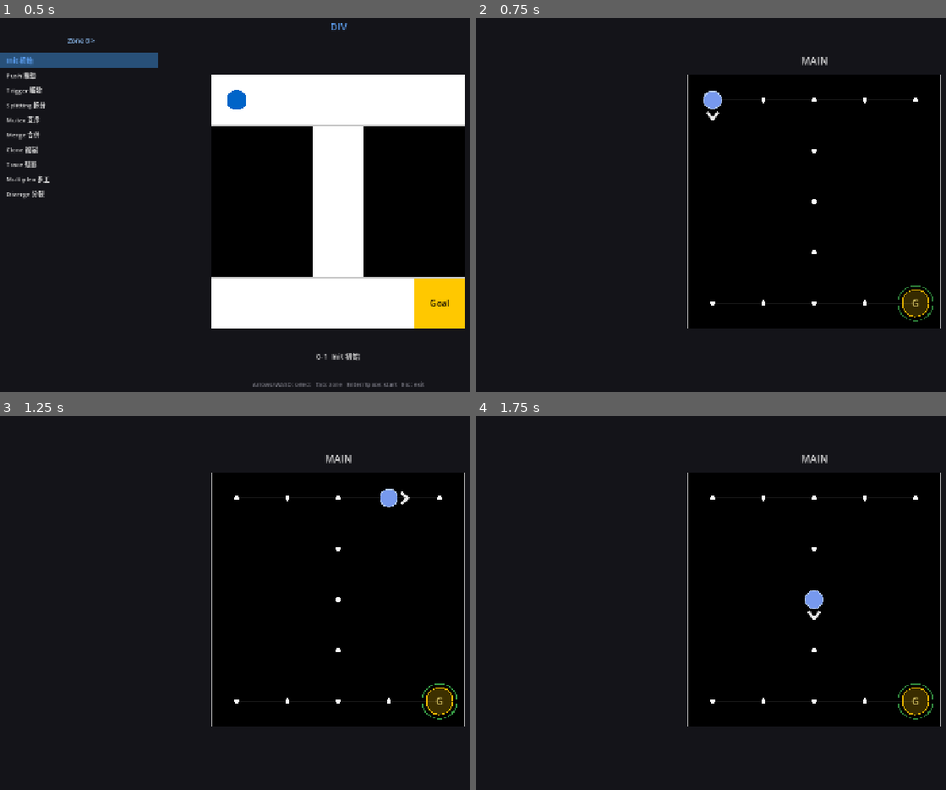
Above: before the commit, frames 1-4 (two rows, left to right).
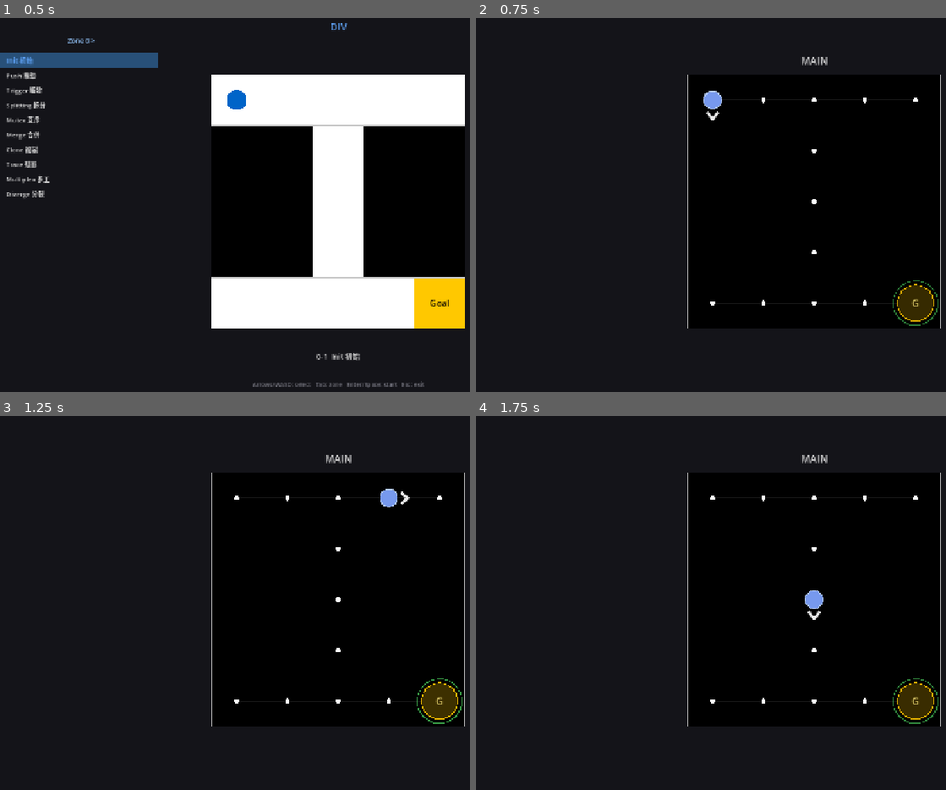
Above: after the commit, the same moments.

Repository: Periodev/DIV
Game: Godot game, scene res://scenes/main.tscn
Two runs of this game, one before a commit and one after it. Both use one fixed random seed, a clock stepped at 60 frames per second and the inputs below.
Inputs:
- Up to frame 1 (0.5 s): no input
- Up to frame 2 (0.75 s): tap Enter at 0.5 s; hold D from 0.53 s (still down); tap R at 0.6 s
- Up to frame 3 (1.25 s): keep holding D; tap Space at 0.77 s
- Up to frame 4 (1.75 s): release D at 1.28 s; hold S from 1.28 s (still down); tap Z at 1.35 s; tap Space at 1.52 s

Frame 1 is identical in both runs. In frame 2, 0.4% of the frame differs, in the area x 88-99%, y 70-83%; in frame 3, 0.4%; in frame 4, 0.4%.

Commit message:
Adjust goal/switch visuals and robust merge-hint check

Diff:
--- a/godot/scripts/GameRenderer.gd
+++ b/godot/scripts/GameRenderer.gd
@@ -178,6 +178,23 @@
 		pos_a: Vector2i, tt_a: int, c_a: Vector2,
 		pos_b: Vector2i, tt_b: int, c_b: Vector2,
 		eff: float, a: float) -> void:
+	# Clip route lines to GOAL inner contour so lines connect to the rim but do not
+	# pass under the goal fill.
+	if tt_a == Enums.TerrainType.GOAL or tt_b == Enums.TerrainType.GOAL:
+		var dist_goal: float = c_a.distance_to(c_b)
+		if dist_goal <= 0.001:
+			return
+		var dir_ab: Vector2 = (c_b - c_a) / dist_goal
+		var goal_contour_r: float = maxf(0.0, _goal_marker_radius(eff) * 1.35 - 1.2)
+		var start: Vector2 = c_a
+		var end: Vector2 = c_b
+		if tt_a == Enums.TerrainType.GOAL:
+			start = c_a + dir_ab * goal_contour_r
+		if tt_b == Enums.TerrainType.GOAL:
+			end = c_b - dir_ab * goal_contour_r
+		if start.distance_to(end) > 0.001:
+			draw_line(start, end, _col(LINE_NORMAL, a), 2.0)
+		return
 
 	var a_empty_hole: bool = (tt_a == Enums.TerrainType.HOLE) and not _is_hole_filled(pos_a)
 	var b_empty_hole: bool = (tt_b == Enums.TerrainType.HOLE) and not _is_hole_filled(pos_b)
@@ -325,13 +342,17 @@
 		node_dot_r: float, a: float) -> void:
 	var active: bool = _spec.state.switch_activated(pos)
 	var active_col: Color = Color(1.0, 0.78, 0.0, 1.0)  # Amber (uniform, source-independent)
+	var inactive_gray: Color = Color8(128, 128, 128, 255)  # Pure gray, opaque
 
 	if active:
 		_draw_diamond(center, NR * 1.5 + 6.0,
 				_col(active_col, a), false, 2.0)
-	_draw_diamond(center, NR * 1.5,
-			_col(Color(0.71, 0.73, 0.76, 0.55), a), false, 2.0)
-	draw_circle(center, node_dot_r, _col(Color(0.55, 0.57, 0.60, 0.95), a))
+		_draw_diamond(center, NR * 1.5,
+				_col(Color(0.71, 0.73, 0.76, 0.55), a), false, 2.0)
+		draw_circle(center, node_dot_r, _col(Color(0.55, 0.57, 0.60, 0.95), a))
+	else:
+		_draw_diamond(center, NR * 1.5, _col(inactive_gray, a), false, 2.0)
+		draw_circle(center, node_dot_r, _col(inactive_gray, a))
 
 
 func _draw_branch_node(pos: Vector2i, center: Vector2, tt: int, eff: float, a: float) -> void:
@@ -360,15 +381,16 @@
 
 
 func _draw_goal_node(center: Vector2, eff: float, a: float) -> void:
-	var pulse: float    = 0.6 + 0.4 * sin(_time * 2.0)
 	var cell_scale: float = eff / 80.0
-	var goal_radius: float = _goal_marker_radius(eff)
-
-	var amber := Color(1.0, 0.78, 0.0)   # same as switch
-	var green := Color(0.31, 0.86, 0.39) # same as branch node
+	var goal_radius: float = _goal_marker_radius(eff) * 1.35
+
+	var pulse: float = 0.6 + 0.4 * sin(_time * 2.0)
+
+	var amber := Color(1.0, 0.78, 0.0)
+	var green := Color(0.31, 0.86, 0.39)
 
 	if _spec.goal_glow == 0:
-		# Inactive: gray, no pulse.
+		# Original inactive stage color.
 		draw_arc(center, goal_radius, 0, TAU, 32,
 				_col(Color(0.55, 0.55, 0.55, 0.60), a), 2.0)
 		draw_circle(center, goal_radius,
@@ -378,15 +400,12 @@
 		return
 
 	if _spec.goal_glow == 2:
-		# Strong: green outer ring + amber inner ring.
 		draw_arc(center, goal_radius + 8.0, 0, TAU, 32,
 				_col(Color(green.r, green.g, green.b, 0.70 * pulse), a), 2.0)
 	else:
-		# Weak: amber outer ring pushed further out.
 		draw_arc(center, goal_radius + 8.0, 0, TAU, 32,
 				_col(Color(amber.r, amber.g, amber.b, 0.32 * pulse), a), 1.5)
 
-	# Amber base ring + fill (both active states).
 	draw_arc(center, goal_radius, 0, TAU, 32,
 			_col(Color(amber.r, amber.g, amber.b, 0.5 + pulse * 0.4), a), 2.0)
 	draw_circle(center, goal_radius,
--- a/godot/scripts/PresentationModel.gd
+++ b/godot/scripts/PresentationModel.gd
@@ -111,7 +111,9 @@
 		branch_hint_active = controller.div_points > 0
 	var show_merge_preview_hint: bool = has_branched
 	var show_merge_hint: bool = has_branched
-	var merge_hint_enabled: bool = has_branched and controller.can_normal_merge()
+	var merge_hint_enabled: bool = has_branched
+	if has_branched and controller.has_method("can_normal_merge"):
+		merge_hint_enabled = bool(controller.call("can_normal_merge"))
 	# F indicator is always shown in branched state.
 	# Color indicates whether fetch merge is currently usable.
 	var show_fetch_indicator: bool = has_branched
